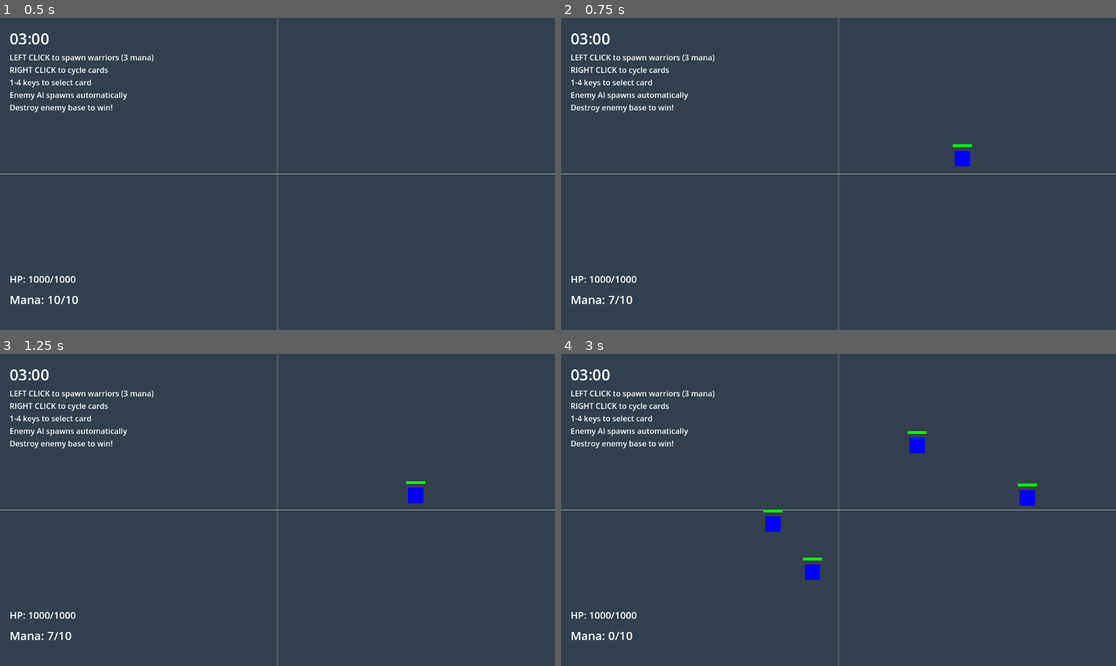
Above: before the commit, frames 1-4 (two rows, left to right).
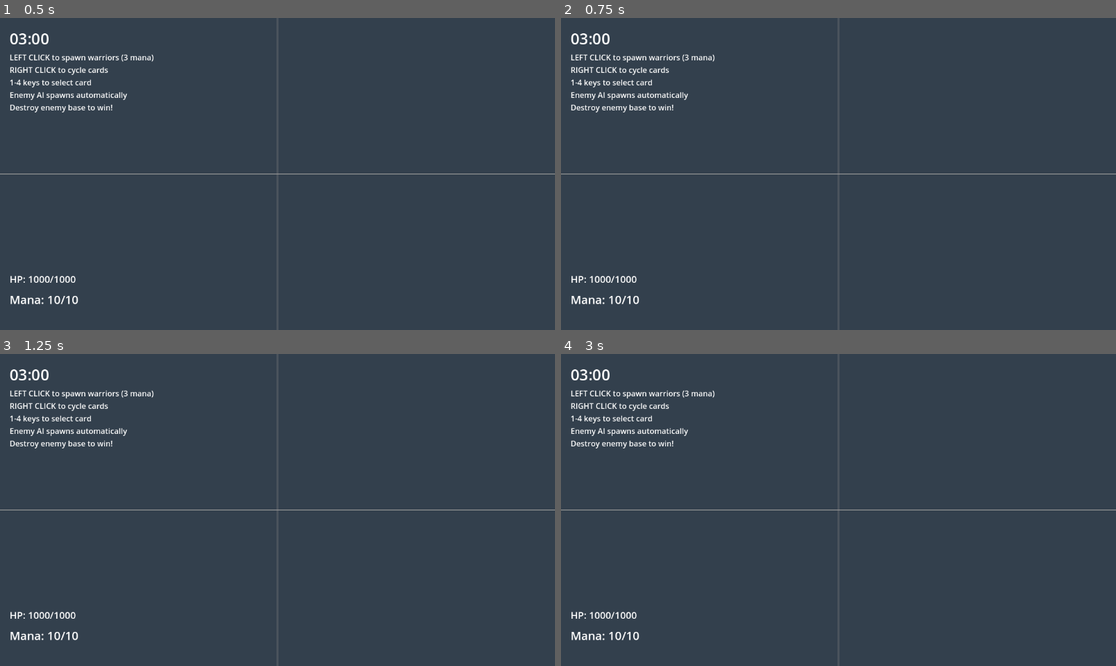
Above: after the commit, the same moments.

Repository: amari-charles/project-summoner
Game: Godot game, scene res://scenes/battlefield/test_game.tscn
The game is run twice, just before and just after one commit, with the same random seed, the same clock (stepped at 60 frames per second) and the same inputs.
Inputs (mouse positions are in pixels of both pictures, inside the frame that each line leads up to):
- Up to frame 1 (0.5 s): no input
- Up to frame 2 (0.75 s): tap Enter at 0.5 s; move the mouse to (960, 158) at 0.52 s; tap 1 at 0.6 s; click (960, 158) at 0.67 s
- Up to frame 3 (1.25 s): no input
- Up to frame 4 (3 s): tap Enter at 1.25, 2, 2.75 s; move the mouse to (727, 525) at 1.27 s; tap 4 at 1.35, 2.85 s; click (727, 525) at 1.42 s; move the mouse to (894, 441) at 2.02 s; tap 1 at 2.1 s; click (894, 441) at 2.17 s; move the mouse to (810, 572) at 2.77 s; click (810, 572) at 2.92 s

Frame 1 is identical in both runs. In frame 2, 0.3% of the frame differs, in the area x 8-75%, y 40-92%; in frame 3, 0.3%; in frame 4, 0.8%, in the area x 8-86%, y 24-92%.
Error after the commit: Trying to assign value of type 'base.gd' to a variable of type 'summoner.gd'. (res://scripts/core/player_input.gd:13)

Commit message:
Add Base objects as attackable structures
- Created Base class (StaticBody2D) with HP and visuals
- Bases are 60x200 wall structures at each end
- Player base on left (80, 540), enemy base on right (1840, 540)
- Units now attack bases when no enemy units in range
- GameController listens for base_destroyed signals
- Bases have HP bars that update as they take damage
- Game ends when either base is destroyed

Diff:
--- /dev/null
+++ b/scenes/battlefield/enemy_base.tscn
@@ -0,0 +1,14 @@
+[gd_scene load_steps=3 format=3 uid="uid://enemy_base_scene"]
+
+[ext_resource type="Script" path="res://scripts/core/base.gd" id="1_base"]
+
+[sub_resource type="RectangleShape2D" id="RectangleShape2D_base"]
+size = Vector2(60, 200)
+
+[node name="EnemyBase" type="StaticBody2D" groups=["bases", "enemy_bases", "enemy_summoners"]]
+script = ExtResource("1_base")
+max_hp = 1000.0
+team = 1
+
+[node name="CollisionShape2D" type="CollisionShape2D" parent="."]
+shape = SubResource("RectangleShape2D_base")
--- /dev/null
+++ b/scenes/battlefield/player_base.tscn
@@ -0,0 +1,14 @@
+[gd_scene load_steps=3 format=3 uid="uid://player_base_scene"]
+
+[ext_resource type="Script" path="res://scripts/core/base.gd" id="1_base"]
+
+[sub_resource type="RectangleShape2D" id="RectangleShape2D_base"]
+size = Vector2(60, 200)
+
+[node name="PlayerBase" type="StaticBody2D" groups=["bases", "player_bases", "player_summoners"]]
+script = ExtResource("1_base")
+max_hp = 1000.0
+team = 0
+
+[node name="CollisionShape2D" type="CollisionShape2D" parent="."]
+shape = SubResource("RectangleShape2D_base")
--- a/scenes/battlefield/test_game.tscn
+++ b/scenes/battlefield/test_game.tscn
@@ -1,8 +1,10 @@
-[gd_scene load_steps=9 format=3 uid="uid://coxiqy2uc4cou"]
+[gd_scene load_steps=11 format=3 uid="uid://coxiqy2uc4cou"]
 
 [ext_resource type="PackedScene" uid="uid://bqxn3k8r2vme1" path="res://scenes/battlefield/battlefield.tscn" id="1_battlefield"]
 [ext_resource type="Script" uid="uid://bh2somo1kd66" path="res://scripts/core/game_controller.gd" id="2_game_controller"]
+[ext_resource type="PackedScene" path="res://scenes/battlefield/player_base.tscn" id="3_player_base"]
 [ext_resource type="Script" uid="uid://dxuvbqfw4juwt" path="res://scripts/core/summoner.gd" id="3_summoner"]
+[ext_resource type="PackedScene" path="res://scenes/battlefield/enemy_base.tscn" id="4_enemy_base"]
 [ext_resource type="Script" uid="uid://pvurqohx5fjd" path="res://scripts/cards/card.gd" id="4_75405"]
 [ext_resource type="Script" uid="uid://buwk0u38u574j" path="res://scripts/core/simple_ai.gd" id="4_ai"]
 [ext_resource type="Resource" path="res://resources/cards/warrior_card.tres" id="5_ugy22"]
@@ -13,6 +15,12 @@
 script = ExtResource("2_game_controller")
 
 [node name="Battlefield" parent="." instance=ExtResource("1_battlefield")]
+
+[node name="PlayerBase" parent="." instance=ExtResource("3_player_base")]
+position = Vector2(80, 540)
+
+[node name="EnemyBase" parent="." instance=ExtResource("4_enemy_base")]
+position = Vector2(1840, 540)
 
 [node name="PlayerSummoner" type="Node2D" parent="." groups=["player_summoners", "summoners"]]
 position = Vector2(100, 540)
--- /dev/null
+++ b/scripts/core/base.gd
@@ -0,0 +1,113 @@
+extends StaticBody2D
+class_name Base
+
+## Base structure that units attack
+## Each team has one base - destroying it wins the game
+
+enum Team { PLAYER, ENEMY }
+
+@export var max_hp: float = 1000.0
+@export var team: Team = Team.PLAYER
+
+var current_hp: float
+var is_alive: bool = true
+
+## Signals
+signal base_destroyed(base: Base)
+signal base_damaged(base: Base, damage: float)
+
+func _ready() -> void:
+	current_hp = max_hp
+
+	# Add to groups
+	add_to_group("bases")
+	if team == Team.PLAYER:
+		add_to_group("player_bases")
+		add_to_group("player_summoners")  # For backward compatibility with Unit AI
+	else:
+		add_to_group("enemy_bases")
+		add_to_group("enemy_summoners")  # For backward compatibility with Unit AI
+
+	_setup_visuals()
+
+## Take damage from units
+func take_damage(damage: float) -> void:
+	if not is_alive:
+		return
+
+	current_hp -= damage
+	base_damaged.emit(self, damage)
+
+	# Update HP bar
+	_update_hp_bar()
+
+	if current_hp <= 0:
+		current_hp = 0
+		_destroy()
+
+## Destroy the base
+func _destroy() -> void:
+	is_alive = false
+	base_destroyed.emit(self)
+	print("Base destroyed! Team: ", team)
+
+## Setup visual representation
+func _setup_visuals() -> void:
+	# Wall/tower structure
+	var wall = ColorRect.new()
+	wall.name = "Wall"
+	wall.size = Vector2(60, 200)
+	wall.position = Vector2(-30, -100)
+	wall.color = Color.DARK_BLUE if team == Team.PLAYER else Color.DARK_RED
+	add_child(wall)
+
+	# Border
+	var border = ColorRect.new()
+	border.size = Vector2(64, 204)
+	border.position = Vector2(-32, -102)
+	border.color = Color.WHITE
+	border.z_index = -1
+	add_child(border)
+
+	# HP bar background
+	var hp_bar_bg = ColorRect.new()
+	hp_bar_bg.name = "HPBarBG"
+	hp_bar_bg.size = Vector2(70, 12)
+	hp_bar_bg.position = Vector2(-35, -120)
+	hp_bar_bg.color = Color.BLACK
+	add_child(hp_bar_bg)
+
+	# HP bar
+	var hp_bar = ColorRect.new()
+	hp_bar.name = "HPBar"
+	hp_bar.size = Vector2(70, 12)
+	hp_bar.position = Vector2(-35, -120)
+	hp_bar.color = Color.GREEN
+	add_child(hp_bar)
+
+	# Label
+	var label = Label.new()
+	label.name = "Label"
+	label.text = "BASE" if team == Team.PLAYER else "ENEMY"
+	label.position = Vector2(-25, -140)
+	label.add_theme_font_size_override("font_size", 14)
+	add_child(label)
+
+## Update HP bar visual
+func _update_hp_bar() -> void:
+	if has_node("HPBar"):
+		var hp_bar = get_node("HPBar") as ColorRect
+		var hp_percent = current_hp / max_hp
+		hp_bar.size.x = 70 * hp_percent
+
+		# Change color based on HP
+		if hp_percent > 0.5:
+			hp_bar.color = Color.GREEN
+		elif hp_percent > 0.25:
+			hp_bar.color = Color.YELLOW
+		else:
+			hp_bar.color = Color.RED
+
+## Update HP bar every frame
+func _process(_delta: float) -> void:
+	_update_hp_bar()
--- a/scripts/core/game_controller.gd
+++ b/scripts/core/game_controller.gd
@@ -39,11 +39,26 @@
 	if enemy_summoner == null:
 		enemy_summoner = get_tree().get_first_node_in_group("enemy_summoners")
 
-	# Connect summoner death signals
-	if player_summoner:
+	# Connect summoner death signals (for backward compatibility)
+	if player_summoner and player_summoner.has_signal("summoner_died"):
 		player_summoner.summoner_died.connect(_on_summoner_died)
-	if enemy_summoner:
+	if enemy_summoner and enemy_summoner.has_signal("summoner_died"):
 		enemy_summoner.summoner_died.connect(_on_summoner_died)
+
+	# Connect base destruction signals
+	await get_tree().process_frame  # Wait for bases to be ready
+	var player_bases = get_tree().get_nodes_in_group("player_bases")
+	var enemy_bases = get_tree().get_nodes_in_group("enemy_bases")
+
+	for base in player_bases:
+		if base.has_signal("base_destroyed"):
+			base.base_destroyed.connect(_on_base_destroyed)
+			print("Connected to player base")
+
+	for base in enemy_bases:
+		if base.has_signal("base_destroyed"):
+			base.base_destroyed.connect(_on_base_destroyed)
+			print("Connected to enemy base")
 
 	# Start the match
 	call_deferred("start_game")
@@ -102,11 +117,19 @@
 	var winner_text = "PLAYER" if winner == Unit.Team.PLAYER else "ENEMY"
 	print("Game Over! Winner: %s" % winner_text)
 
-## Handle summoner death
+## Handle summoner death (backward compatibility)
 func _on_summoner_died(summoner: Summoner) -> void:
 	if summoner == player_summoner:
 		end_game(Unit.Team.ENEMY)
 	elif summoner == enemy_summoner:
+		end_game(Unit.Team.PLAYER)
+
+## Handle base destruction
+func _on_base_destroyed(base) -> void:
+	print("Base destroyed! Team: ", base.team)
+	if base.team == Unit.Team.PLAYER:
+		end_game(Unit.Team.ENEMY)
+	else:
 		end_game(Unit.Team.PLAYER)
 
 ## Check victory when time runs out
